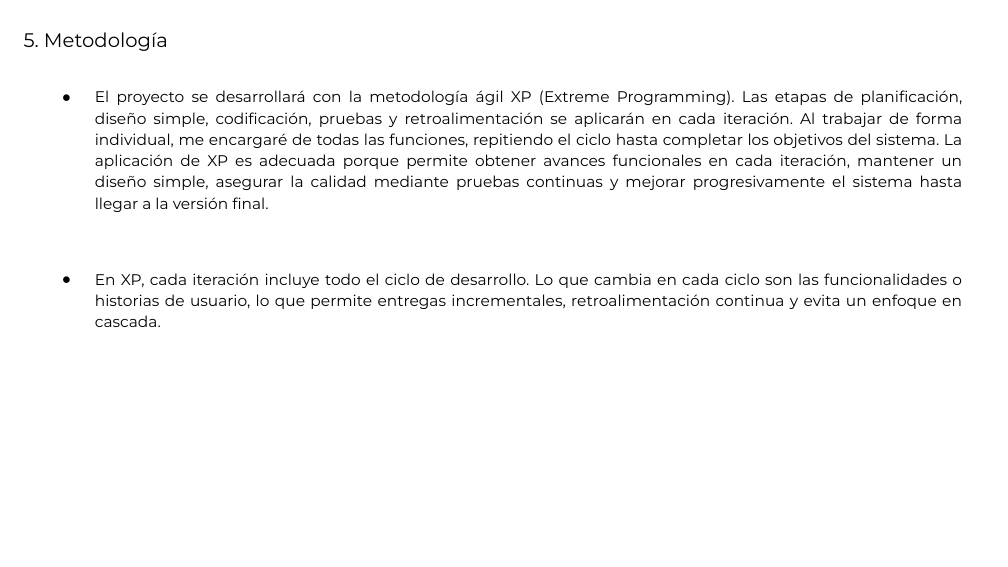
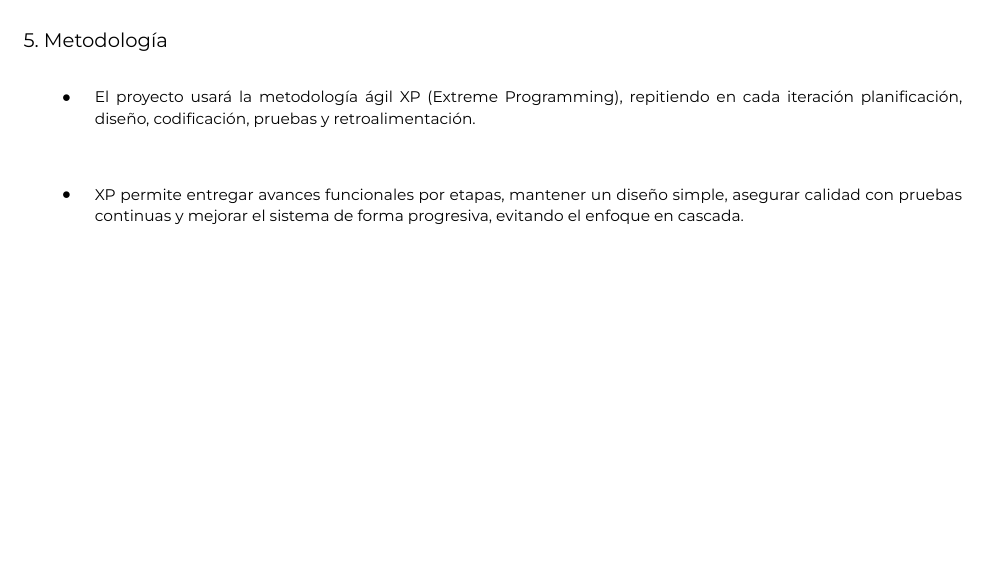
Before and after one commit to mauriciopinavalenzuela/CAPSTONE, a slide deck: slide 6 of DOCUMENTOS FASE1/evidencias grupales/Presentación_Proyecto.pptx. Drawn at 1008x567 pixels with LibreOffice and Linux fonts; fonts in the diff are those of the drawing. Boxes give left, top, right and bottom in pixels: in the first picture for what was removed or moved away, otherwise in the second. Text is boxed around its words. In the diff, an @@ line names an element or a change of style, - is before the commit and + after.

```diff
--- a/DOCUMENTOS FASE1/evidencias grupales/Presentación_Proyecto.pptx
+++ b/DOCUMENTOS FASE1/evidencias grupales/Presentación_Proyecto.pptx
@@ text at [95, 90, 963, 224]: text changed @@
-● El proyecto se desarrollará con la metodología ágil XP (Extreme Programming). Las etapas de planificación, diseño simple, codificación, pruebas y retroalimentación se aplicarán en cada iteración. Al trabajar de forma individual, me encargaré de todas las funciones, repitiendo el ciclo hasta completar los objetivos del sistema. La aplicación de XP es adecuada porque permite obtener avances funcionales en cada iteración, mantener un diseño simple, asegurar la calidad mediante pruebas continuas y mejorar progresivamente el sistema hasta llegar a la versión final.
-● En XP, cada iteración incluye todo el ciclo de desarrollo. Lo que cambia en cada ciclo son las funcionalidades o historias de usuario, lo que permite entregas incrementales, retroalimentación continua y evita un enfoque en cascada.
+● El proyecto usará la metodología ágil XP (Extreme Programming), repitiendo en cada iteración planificación, diseño, codificación, pruebas y retroalimentación.
+● XP permite entregar avances funcionales por etapas, mantener un diseño simple, asegurar calidad con pruebas continuas y mejorar el sistema de forma progresiva, evitando el enfoque en cascada.
```
Also in this commit, not shown: 11 other slides changed, 3 other files.
